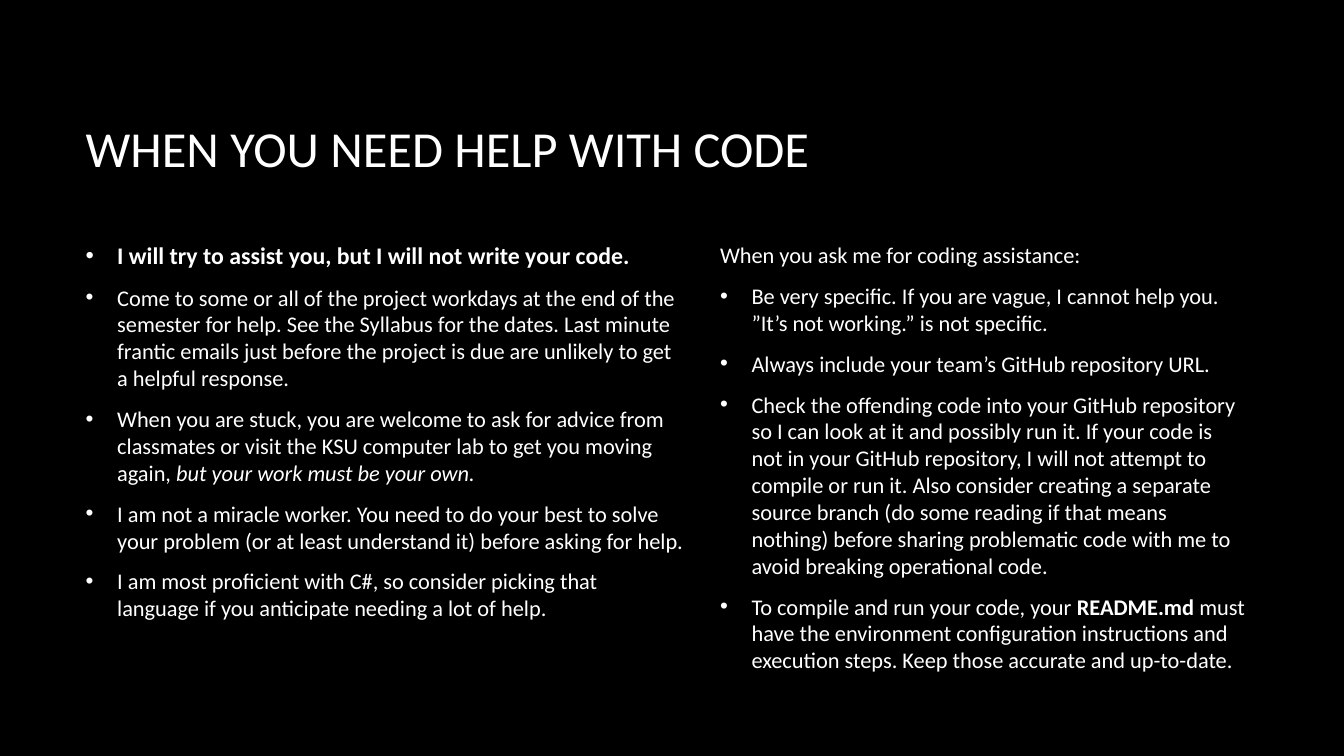
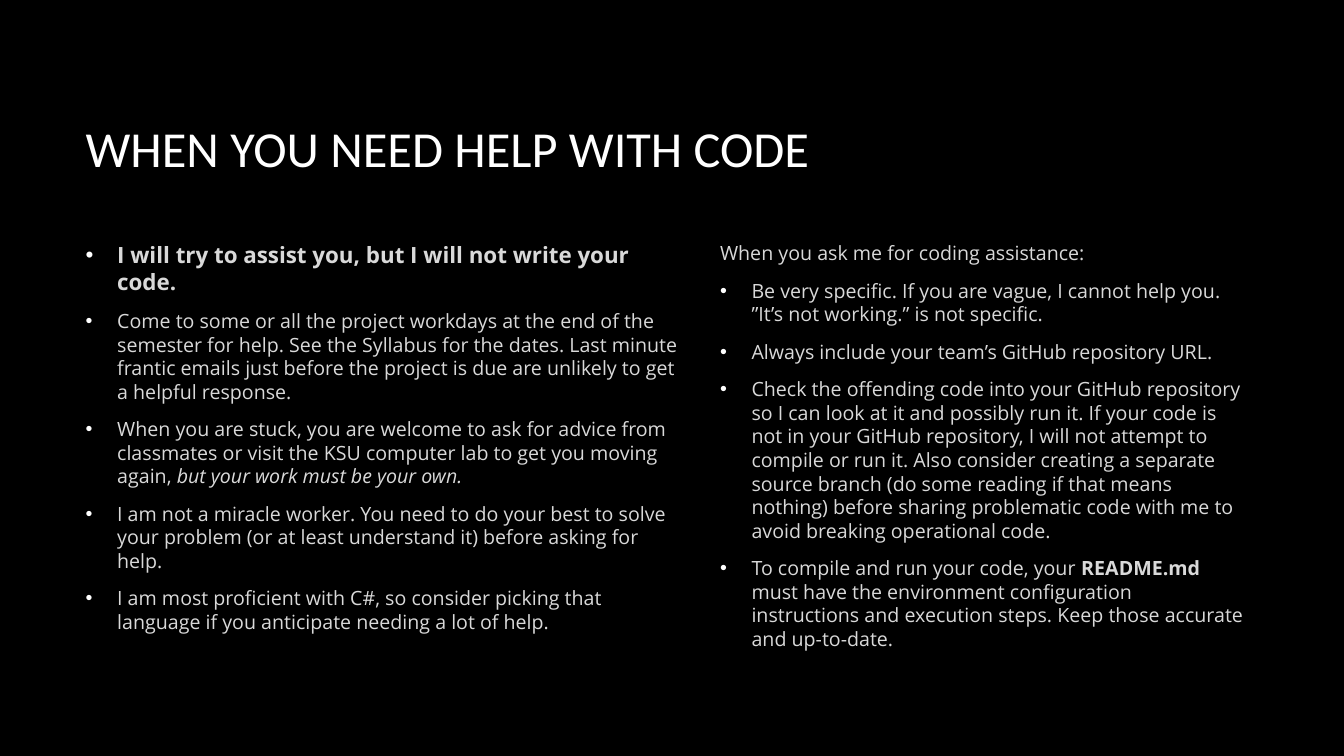
Before and after one commit to jeff-adkisson/swe-3643-spring-2024, a slide deck: slide 28 of project/presentation.pptx. Drawn at 1344x756 pixels with LibreOffice and Linux fonts; fonts in the diff are those of the drawing; background and template pictures are left out. Boxes give left, top, right and bottom in pixels: in the first picture for what was removed or moved away, otherwise in the second. Text is boxed around its words. In the diff, an @@ line names an element or a change of style, - is before the commit and + after.

Commit message:
Minor text tweaks in presentation

```diff
--- a/project/presentation.pptx
+++ b/project/presentation.pptx
@@ text "When you ask me for ..." at (720,245,1243,651): size 16 to 14 pt, font Calibri to Open Sans, text colour #FFFFFF to #D9D9D9 @@
@@ text at (117,246,666,634): size 17 to 16 pt in "I will try to assist you, but ..."; font Calibri to Open Sans, text colour #FFFFFF to #D9D9D9 in "I will try to assist you, but ...", "When you are stuck, you are welcome ...", "I am not a miracle worker. You ...", "I am most proficient with C#, so ..."; size 16 to 14 pt in "When you are stuck, you are welcome ...", "I am not a miracle worker. You ...", "I am most proficient with C#, so ..." @@
@@ text at (117,313,677,404): text changed; size 16 to 14 pt; font Calibri to Open Sans; text colour #FFFFFF to #D9D9D9 @@
-• Come to some or all of the project workdays at the end of the semester for help. See the Syllabus for the dates. Last minute frantic emails just before the project is due are unlikely to get a helpful response.
+• Come to some or all the project workdays at the end of the semester for help. See the Syllabus for the dates. Last minute frantic emails just before the project is due are unlikely to get a helpful response.
```
Also in this commit, not shown: 3 other slides changed, 1 other file.
